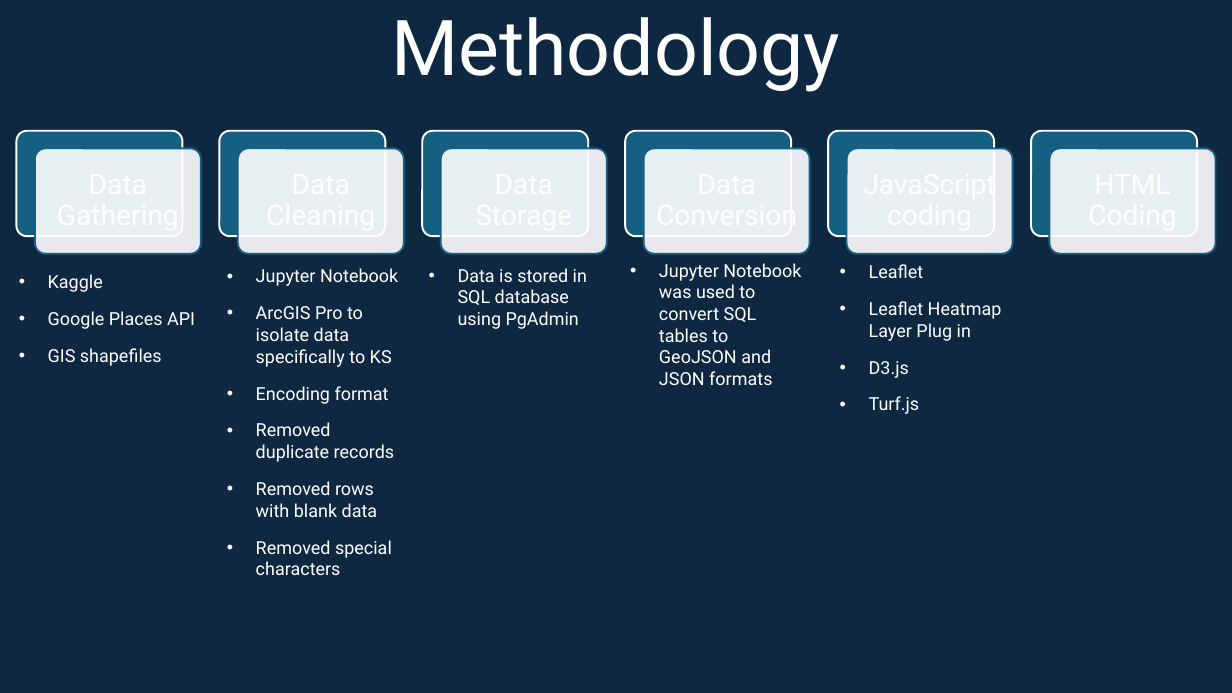
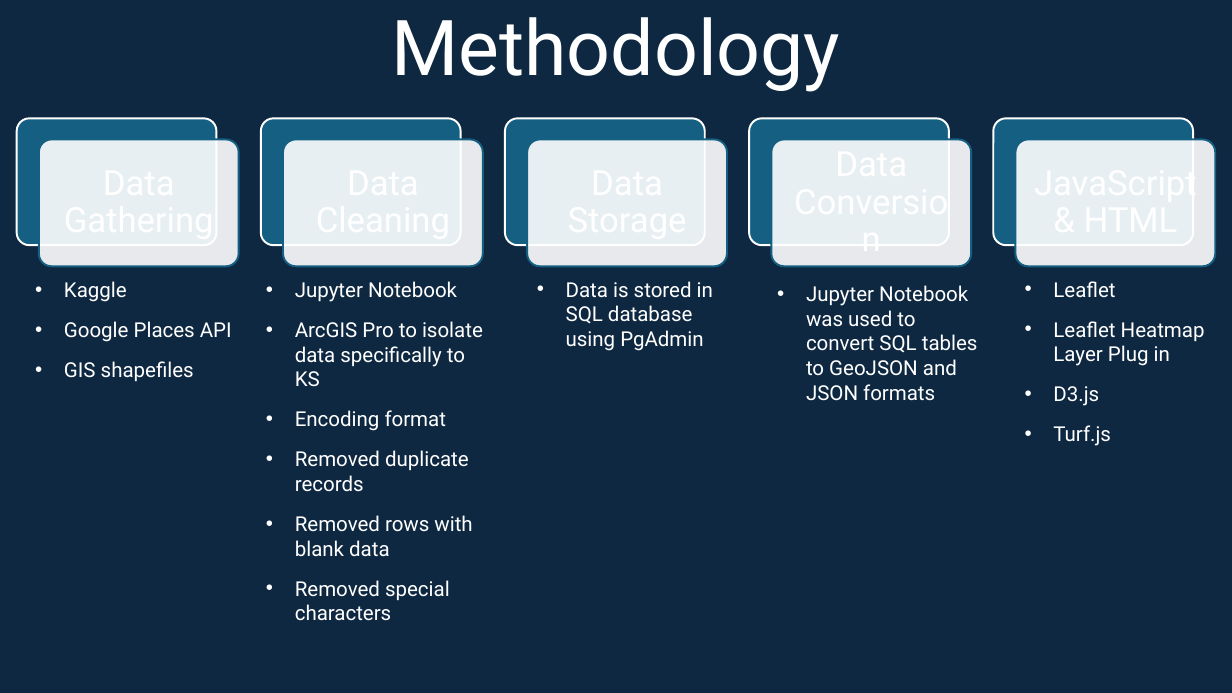
Before and after one commit to Cenbull70/Group_Project_3, a slide deck: slide 6 of Project3_Presentation.pptx. Drawn at 1232x693 pixels with LibreOffice and Linux fonts; fonts in the diff are those of the drawing; background and template pictures are left out. Boxes give left, top, right and bottom in pixels: in the first picture for what was removed or moved away, otherwise in the second. Text is boxed around its words. In the diff, an @@ line names an element or a change of style, - is before the commit and + after.

```diff
--- a/Project3_Presentation.pptx
+++ b/Project3_Presentation.pptx
@@ rounded rectangle: place and size @@
-rounded rectangle at <box>17,131,183,237</box>
+rounded rectangle at <box>17,118,216,245</box>
@@ rounded rectangle: place and size @@
-rounded rectangle at <box>219,131,385,237</box>
+rounded rectangle at <box>261,118,460,245</box>
@@ rounded rectangle: place and size @@
-rounded rectangle at <box>422,131,589,237</box>
+rounded rectangle at <box>506,118,705,245</box>
@@ rounded rectangle: place and size @@
-rounded rectangle at <box>828,131,994,237</box>
+rounded rectangle at <box>750,118,949,245</box>
@@ rounded rectangle: place and size @@
-rounded rectangle at <box>1031,131,1198,237</box>
+rounded rectangle at <box>994,118,1193,245</box>
@@ rounded rectangle: place and size @@
-rounded rectangle at <box>35,149,201,254</box>
+rounded rectangle at <box>39,140,238,266</box>
@@ text "Data Gathering": place and size @@
-text "Data Gathering" at <box>342,503,378,517</box>
+text "Data Gathering" at <box>349,540,389,557</box>
@@ rounded rectangle: place and size @@
-rounded rectangle at <box>238,149,404,254</box>
+rounded rectangle at <box>283,140,482,266</box>
@@ text "Data Cleaning": place and size @@
-text "Data Cleaning" at <box>314,327,350,341</box>
+text "Data Cleaning" at <box>295,346,335,362</box>
@@ rounded rectangle removed at <box>441,149,607,254</box> @@
@@ rounded rectangle: place and size @@
-rounded rectangle at <box>644,149,811,254</box>
+rounded rectangle at <box>528,140,727,266</box>
@@ text "Data Storage": place and size @@
-text "Data Storage" at <box>458,269,495,282</box>
+text "Data Storage" at <box>835,140,907,186</box>
@@ rounded rectangle removed at <box>626,131,792,237</box> @@
@@ rounded rectangle: place and size @@
-rounded rectangle at <box>847,149,1013,254</box>
+rounded rectangle at <box>772,140,971,266</box>
@@ size 22 to 27 pt; more space between paragraphs in 4 elements at <box>349,540,389,557</box>, <box>295,346,335,362</box>, <box>835,140,907,186</box>, <box>775,143,968,262</box> @@
@@ text "Data Conversion": place and size @@
-text "Data Conversion" at <box>647,152,807,250</box>
+text "Data Conversion" at <box>775,143,968,262</box>
@@ rounded rectangle: place and size @@
-rounded rectangle at <box>1050,149,1216,254</box>
+rounded rectangle at <box>1016,140,1215,266</box>
@@ text at <box>1019,143,1212,262</box>: text changed; size 22 to 27 pt @@
-HTML Coding
+JavaScript & HTML
@@ text removed at <box>850,152,1010,250</box> @@
-JavaScript coding
@@ text "Kaggle": place and size @@
-text "Kaggle" at <box>48,274,195,366</box>
+text "Kaggle" at <box>64,281,232,382</box>
@@ text "Jupyter Notebook": place and size @@
-text "Jupyter Notebook" at <box>256,268,398,575</box>
+text "Jupyter Notebook" at <box>295,281,483,621</box>
@@ text "Data is stored in SQL ...": place and size @@
-text "Data is stored in SQL ..." at <box>458,268,587,329</box>
+text "Data is stored in SQL ..." at <box>566,281,713,351</box>
@@ text "Jupyter Notebook was used to ...": place and size @@
-text "Jupyter Notebook was used to ..." at <box>659,263,801,385</box>
+text "Jupyter Notebook was used to ..." at <box>806,285,978,401</box>
@@ size 14 to 16 pt in 5 elements at <box>64,281,232,382</box>, <box>295,281,483,621</box>, <box>566,281,713,351</box>, <box>806,285,978,401</box>, <box>1053,281,1205,446</box> @@
@@ text "Leaflet": place and size @@
-text "Leaflet" at <box>869,264,1002,414</box>
+text "Leaflet" at <box>1053,281,1205,446</box>
```
Also in this commit, not shown: 1 other slide changed, 1 slide removed.
